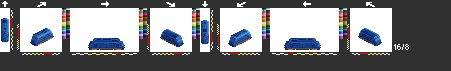
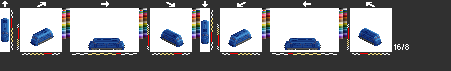
Layers edited between the first and the second (451, 71) image:
painted on "mx" over (38, 38, 374, 50)
